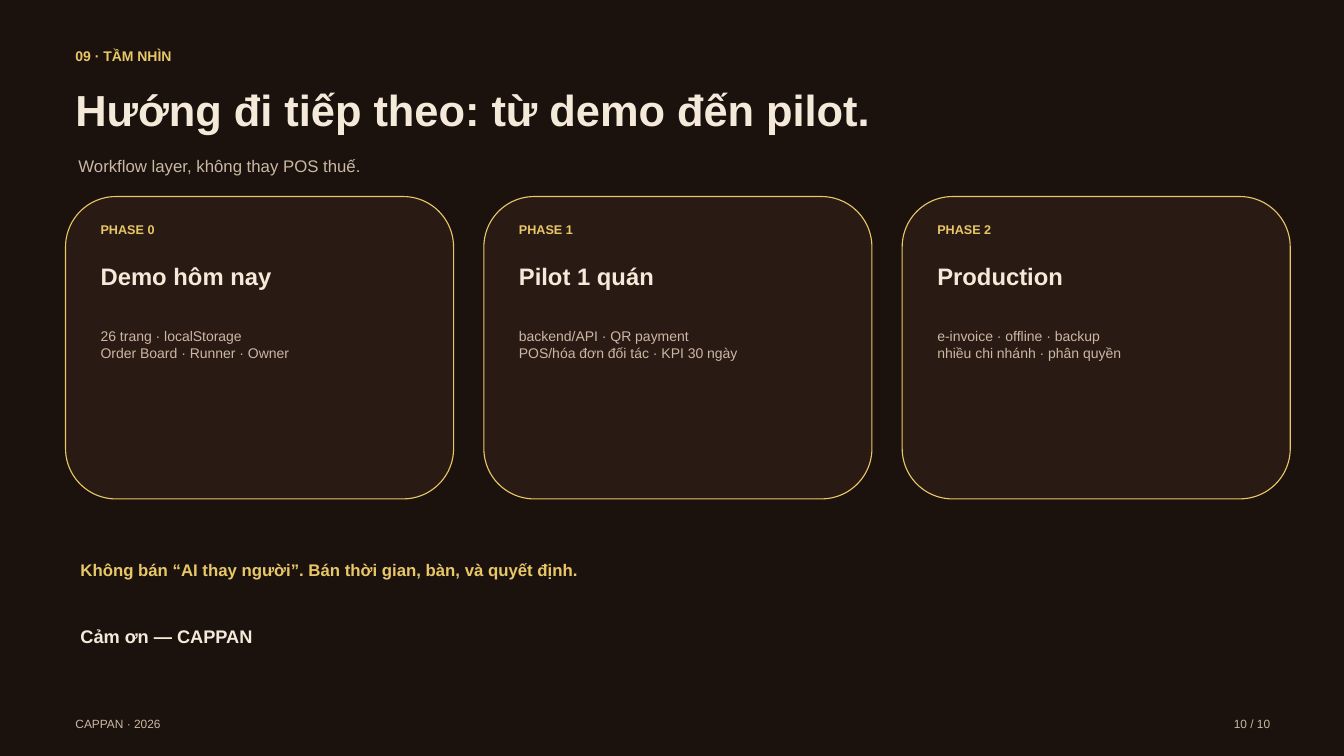
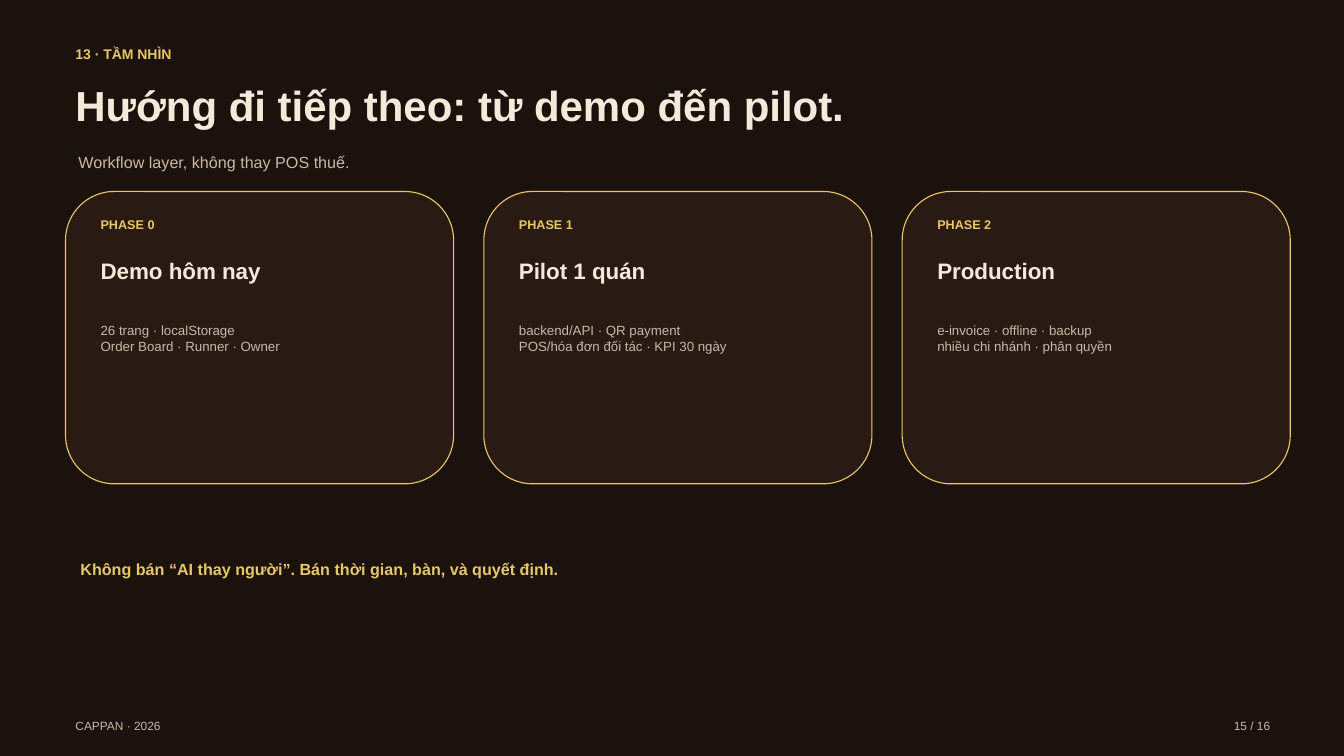
Before and after one commit to cappannguyen-0901/cappanwebdemo, a slide deck: slide 15 of cappan-slides.pptx (slide 10 before the commit). Drawn at 1344x756 pixels with LibreOffice and Linux fonts; fonts in the diff are those of the drawing. Boxes give left, top, right and bottom in pixels: in the first picture for what was removed or moved away, otherwise in the second. Text is boxed around its words. In the diff, an @@ line names an element or a change of style, - is before the commit and + after.

```diff
--- a/cappan-slides.pptx
+++ b/cappan-slides.pptx
@@ text at (x1=75, y1=48, x2=171, y2=59): text changed @@
-09 · TẦM NHÌN
+13 · TẦM NHÌN
@@ text "Hướng đi tiếp theo: từ ..." at (x1=75, y1=88, x2=844, y2=130): size 31 to 30 pt @@
@@ text "Workflow layer, không thay POS ..." at (x1=78, y1=155, x2=350, y2=172): size 12 to 11.5 pt @@
@@ rounded rectangle resized from (x1=66, y1=197, x2=454, y2=499) to (x1=66, y1=192, x2=454, y2=484) @@
@@ rounded rectangle resized from (x1=484, y1=197, x2=872, y2=499) to (x1=484, y1=192, x2=872, y2=484) @@
@@ rounded rectangle resized from (x1=902, y1=197, x2=1291, y2=499) to (x1=902, y1=192, x2=1291, y2=484) @@
@@ 3 texts moved together from (x1=101, y1=225, x2=991, y2=234) to (x1=101, y1=220, x2=991, y2=229) @@
@@ size 17 to 16 pt in 3 elements at (x1=101, y1=262, x2=260, y2=284), (x1=519, y1=262, x2=645, y2=284), (x1=937, y1=262, x2=1055, y2=280) @@
@@ size 10 to 9.5 pt in 3 elements at (x1=101, y1=325, x2=280, y2=351), (x1=519, y1=325, x2=727, y2=354), (x1=937, y1=325, x2=1112, y2=354) @@
@@ text "Không bán “AI thay người”. ..." at (x1=80, y1=562, x2=558, y2=579): size 12 to 11.5 pt @@
@@ text removed at (x1=80, y1=629, x2=252, y2=643) @@
-Cảm ơn — CAPPAN
@@ text removed at (x1=1234, y1=719, x2=1270, y2=728) @@
-10 / 10
@@ text added at (x1=1234, y1=721, x2=1270, y2=730), 8.5 pt, text #C9B8A4 @@
+15 / 16
```
Also in this commit, not shown: 8 other slides changed, 7 slides added, 1 slide removed, 7 other files.
